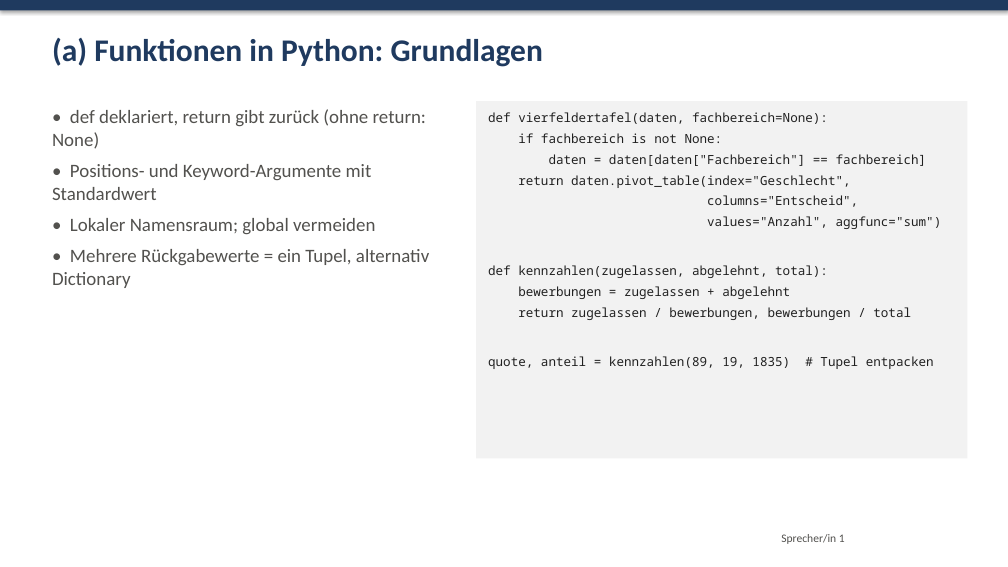
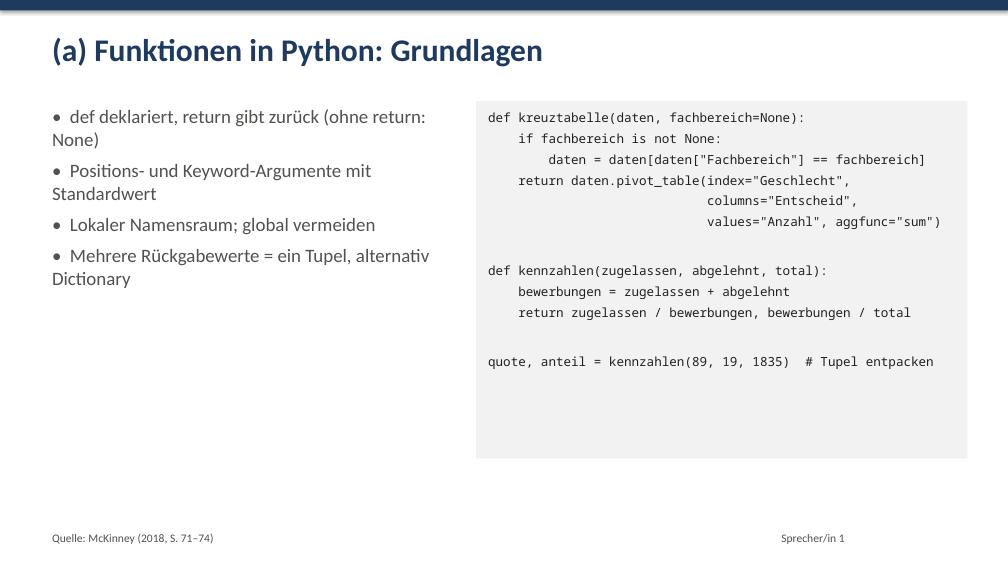
Before and after one commit to leozhaw26/statistik, a slide deck: slide 3 of vortrag4/Vortrag4_Praesentation.pptx. Drawn at 1008x567 pixels with LibreOffice and Linux fonts; fonts in the diff are those of the drawing. Boxes give left, top, right and bottom in pixels: in the first picture for what was removed or moved away, otherwise in the second. Text is boxed around its words. In the diff, an @@ line names an element or a change of style, - is before the commit and + after.

```diff
--- a/vortrag4/Vortrag4_Praesentation.pptx
+++ b/vortrag4/Vortrag4_Praesentation.pptx
@@ text in rectangle at box(488, 112, 805, 124): text changed @@
-def vierfeldertafel(daten, fachbereich=None):
+def kreuztabelle(daten, fachbereich=None):
@@ text added at box(52, 534, 214, 544), 11 pt, text #52514E @@
+Quelle: McKinney (2018, S. 71–74)
```
Also in this commit, not shown: 10 other slides changed, 6 other files.
